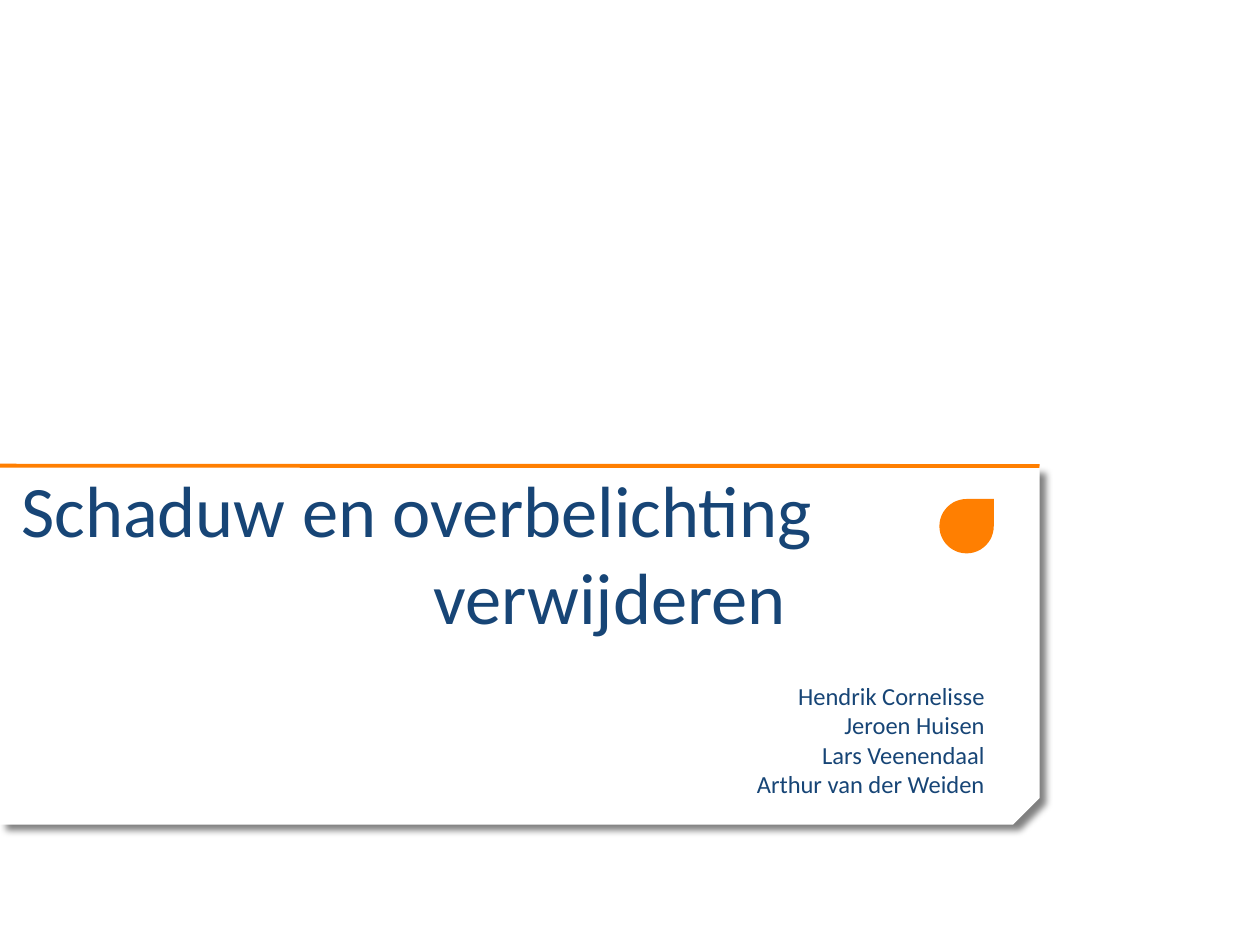
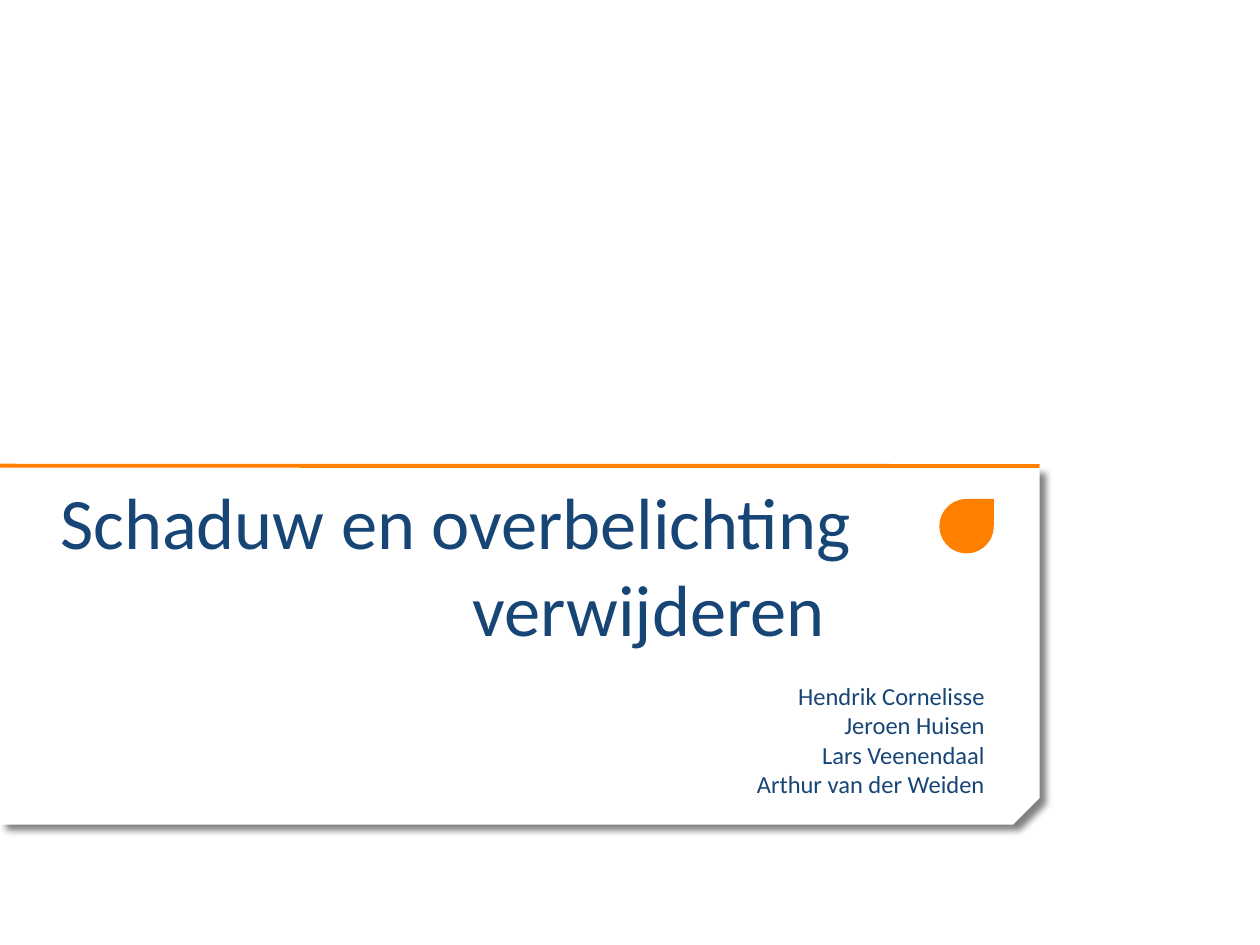
Before and after one commit to madmilla/THO7-Schaduw-belichting, a slide deck: slide 1 of Presentatie.pptx. Drawn at 1260x945 pixels with LibreOffice and Linux fonts; fonts in the diff are those of the drawing; background and template pictures are left out. Boxes give left, top, right and bottom in pixels: in the first picture for what was removed or moved away, otherwise in the second. Text is boxed around its words. In the diff, an @@ line names an element or a change of style, - is before the commit and + after.

```diff
--- a/Presentatie.pptx
+++ b/Presentatie.pptx
@@ title "Schaduw en overbelichting verwijderen": place and size @@
-title "Schaduw en overbelichting verwijderen" at box(21, 486, 811, 637)
+title "Schaduw en overbelichting verwijderen" at box(60, 498, 851, 649)
```
Also in this commit, not shown: 3 other slides changed, 1 slide added.
